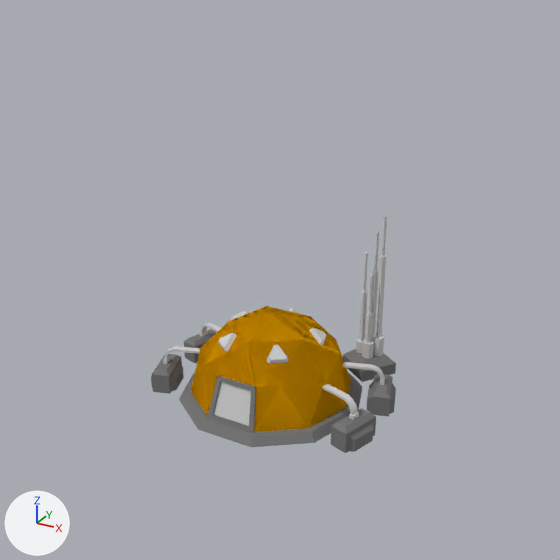
The Blender file robot/work/command-center.blend: old version first, new version second.
The view is the same before and after, from a camera (50 mm lens) standing at (8.17, -14.43, 10.33) and looking at (0.11, 0.22, 3.01). Every picture has the same lights, and +X, +Y and +Z are marked at lower left.

Names of what the first picture shows: 'base-details', 'base-shell', 'comm-module', 'energy-cell-1', 'energy-cell-2', 'energy-cell-3', 'energy-cell-4'.
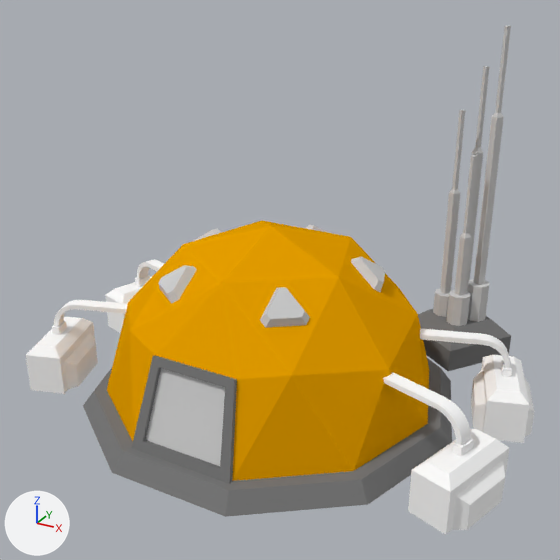
Changed parts and their boxes [x1, y1, x2, y2] in the pictures (560 x 560 px; the box of a moved part takes in the faces that stretch with it):
'base-shell', rescaled (101% wider, 106% taller)
    before: [191, 306, 351, 432]
    after: [107, 220, 429, 481]
'base-details', rescaled (101% wider, 109% taller)
    before: [179, 308, 362, 447]
    after: [83, 225, 452, 517]
'comm-module', moved, rescaled
    before: [343, 216, 396, 382]
    after: [418, 26, 511, 371]
'energy-cell-1', reshaped, moved, turned
    before: [343, 362, 396, 417]
    after: [383, 372, 509, 535]
'energy-cell-1.001', added
    after: [420, 328, 535, 443]
'energy-cell-1.003', added
    after: [26, 300, 128, 394]
'energy-cell-2', deleted
    before: [322, 384, 376, 453]
'energy-cell-3', deleted
    before: [151, 346, 200, 394]
'energy-cell-1.002', added
    after: [105, 259, 164, 334]
'energy-cell-4', deleted
    before: [184, 323, 221, 363]
part 1 of me_energy_cell, moved or reshaped
    before: [370, 374, 393, 417]
    after: [408, 429, 509, 535]
part 2 of me_energy_cell, moved or reshaped
    before: [366, 382, 373, 412]
    after: [452, 460, 505, 530]
part 3 of me_energy_cell, added
    after: [383, 372, 471, 446]
part 4 of me_energy_cell, deleted
    before: [343, 362, 384, 381]
part 5 of me_energy_cell, deleted
    before: [389, 383, 396, 414]
part 6 of me_energy_cell, added
    after: [452, 438, 474, 456]

Patch to the scene script:
```diff
--- a/robot/work/command-center.blend.py
+++ b/robot/work/command-center.blend.py
@@ me_energy_cell @@
 # used by ob_energy_cell_1; location = (2.57, 0.83, 0.0); rotation_euler = (0.0, 0.0, 5.027), in degrees (0, 0, 288)
 # verts and faces of me_energy_cell; kept vertices keep their numbers, new ones are numbered from 72
-me_energy_cell.from_pydata(...)  # 72 vertices, 58 faces; spans x -0.5..0.5, y -1.3..0.32, z 0.0..1.03
-me_energy_cell.materials.append(mat_concrete)  # grey #797979
-me_energy_cell.materials.append(mat_steel)  # light grey #cecece
+me_energy_cell.from_pydata(...)  # 68 vertices, 50 faces; spans x -1.0..1.0, y -2.6..0.65, z 0.0..2.06
+# me_energy_cell part 1: the loose piece of 12 vertices spanning x -0.5..0.5, y -0.23..0.23, z 0.0..0.6 is scaled about the mesh origin by 2, in mat_energycellmaterial (white #ffffff)
+# me_energy_cell part 2: the loose piece of 8 vertices spanning x -0.4..0.4, y -0.32..-0.23, z 0.0..0.4 is turned -180 degrees about the z axis through the mesh origin and scaled by 2, in mat_energycellmaterial (white #ffffff)
+# me_energy_cell part 3: a new loose piece of 32 vertices spanning x -0.16..0.16, y -2.6..0.06, z 1.4..2.06, in mat_energycellmaterial (white #ffffff)
+# me_energy_cell part 4: the loose piece of 36 vertices spanning x -0.08..0.08, y -1.3..0.03, z 0.7..1.03 is deleted
+# me_energy_cell part 5: the loose piece of 8 vertices spanning x -0.4..0.4, y 0.23..0.32, z 0.0..0.4 is deleted
+# me_energy_cell part 6
+verts[72] = (-0.2, -0.1, 1.2)
+verts[73] = (-0.2, 0.1, 1.2)  # pixel (472, 448)
+verts[74] = (-0.2, -0.1, 1.4)
+verts[75] = (-0.2, 0.1, 1.4)  # pixel (473, 439)
+for new, old in zip([*range(76, 80)], [*range(72, 76)]): verts[new] = verts[old] + (0.4, 0.0, 0.0)
+faces += [(74, 78, 79, 75), (76, 77, 79, 78), (72, 74, 75, 73), (72, 76, 78, 74), (73, 75, 79, 77)]
+me_energy_cell.materials.append(mat_energycellmaterial)  # white #ffffff
@@ ob_base_shell @@
 ob_base_shell.rotation_euler = (0.0, 0.0, 4.712)  # degrees (0, 0, 270)
+ob_base_shell.scale = (2.0, 2.0, 2.0)
@@ ob_base_details @@
 ob_base_details.rotation_euler = (0.0, 0.0, 4.712)  # degrees (0, 0, 270)
+ob_base_details.scale = (2.0, 2.0, 2.0)
@@ ob_energy_cell_1 @@
 ob_energy_cell_1 = bpy.data.objects.new('energy-cell-1', me_energy_cell)
-ob_energy_cell_1.location = (2.57, 0.83, 0.0)
-ob_energy_cell_1.rotation_euler = (0.0, 0.0, 5.027)  # degrees (0, 0, 288)
+ob_energy_cell_1.location = (5.23, -1.7, 0.0)
+ob_energy_cell_1.rotation_euler = (0.0, 0.0, -1.885)  # degrees (0, 0, -108)
 _m = ob_energy_cell_1.modifiers.new('EdgeSplit', 'EDGE_SPLIT')
@@ ob_energy_cell_4 @@
-ob_energy_cell_4 = bpy.data.objects.new('energy-cell-4', me_energy_cell_003)
@@ ob_energy_cell_3 @@
-ob_energy_cell_3 = bpy.data.objects.new('energy-cell-3', me_energy_cell_002)
@@ ob_energy_cell_2 @@
-ob_energy_cell_2 = bpy.data.objects.new('energy-cell-2', me_energy_cell_001)
@@ ob_comm_module @@
 ob_comm_module = bpy.data.objects.new('comm-module', me_comm_module)
-ob_comm_module.location = (1.65, 2.27, 0.0)
+ob_comm_module.location = (3.29, 4.53, 0.0)
 ob_comm_module.rotation_euler = (0.0, 0.0, 4.084)  # degrees (0, 0, 234)
+ob_comm_module.scale = (2.0, 2.0, 2.0)
@@ ob_energy_cell_1_003 @@
+ob_energy_cell_1_003 = bpy.data.objects.new('energy-cell-1.003', me_energy_cell_006)  # 68 vertices, 50 faces; spans x -1.0..1.0, y -2.6..0.65, z 0.0..2.06; in mat_energycellmaterial (white #ffffff); modifiers EDGE_SPLIT
+ob_energy_cell_1_003.location = (-5.23, -1.7, 0.0)
+ob_energy_cell_1_003.rotation_euler = (0.0, 0.0, -4.398)  # degrees (0, 0, -252)
@@ ob_energy_cell_1_002 @@
+ob_energy_cell_1_002 = bpy.data.objects.new('energy-cell-1.002', me_energy_cell_006.copy())  # modifiers EDGE_SPLIT
+ob_energy_cell_1_002.location = (-5.23, 1.7, 0.0)
+ob_energy_cell_1_002.rotation_euler = (0.0, 0.0, -5.027)  # degrees (0, 0, -288)
@@ ob_energy_cell_1_001 @@
+ob_energy_cell_1_001 = bpy.data.objects.new('energy-cell-1.001', me_energy_cell_006.copy())  # modifiers EDGE_SPLIT
+ob_energy_cell_1_001.location = (5.23, 1.7, 0.0)
+ob_energy_cell_1_001.rotation_euler = (0.0, 0.0, -1.257)  # degrees (0, 0, -72)
```
